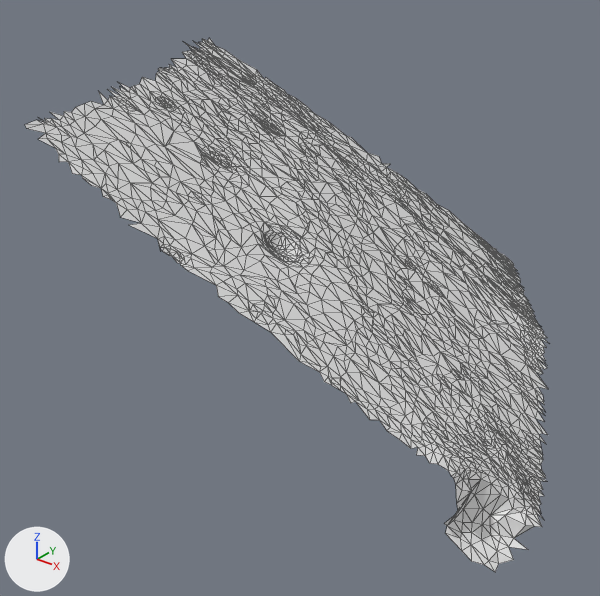
The glTF model moon small_tiles/tile_039.glb as it was, and as the next commit left it.
Before and after are seen from a 50 mm camera at (19.19, 0.87, 26.5) aimed at (14.27, 7.01, 22.68). The lights are fixed; the arrows at lower left show +X, +Y and +Z. The older version comes first. Mesh edges are drawn as thin lines. Vertices at exactly the same position are counted once.

The first picture shows 't39'.
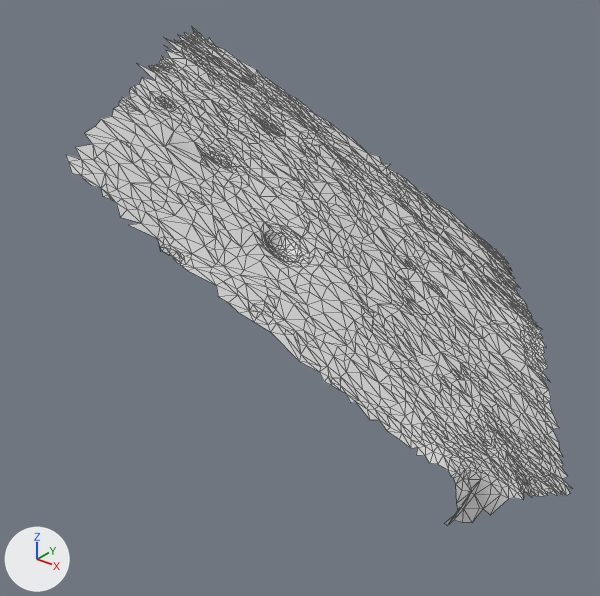
The edits, one by one:
me_t39 is used by ob_t39; location (0.0, 0.0, 0.0).
me_t39 had 2052 vertices, 3835 faces and spanned x 11.62..17.46, y 4.42..10.85, z 21.75..24.99.
me_t39 now has 2016 vertices, 3785 faces and spans x 11.5..17.41, y 4.53..10.83, z 21.75..25.08.
Part 1, on me_t39:
86 vertices are removed from x 14.91..17.46, y 5.51..10.85, z 21.75..22.11.
165 faces are deleted.
40 vertices are added at x 16.59..17.41, y 6.53..8.32, z 21.75..21.97.
86 new faces join them.
Part 2, on me_t39:
45 vertices are removed from x 13.05..13.95, y 4.42..5.86, z 24.68..24.95.
71 faces are deleted.
55 vertices are added at x 11.5..12.73, y 6.4..8.41, z 24.9..25.08.
100 new faces join them.

What differs and where, as boxes (x1, y1, x2, y2) in the pictures (600 x 596 px; the box of a moved part takes in the faces that stretch with it):
't39', reshaped (7% shorter)
    before: (25, 38, 548, 572)
    after: (66, 27, 571, 526)
part 1 of me_t39, cut back
    before: (445, 256, 548, 572)
    after: (535, 357, 571, 496)
part 2 of me_t39, moved or reshaped
    before: (25, 82, 130, 162)
    after: (137, 27, 206, 81)
